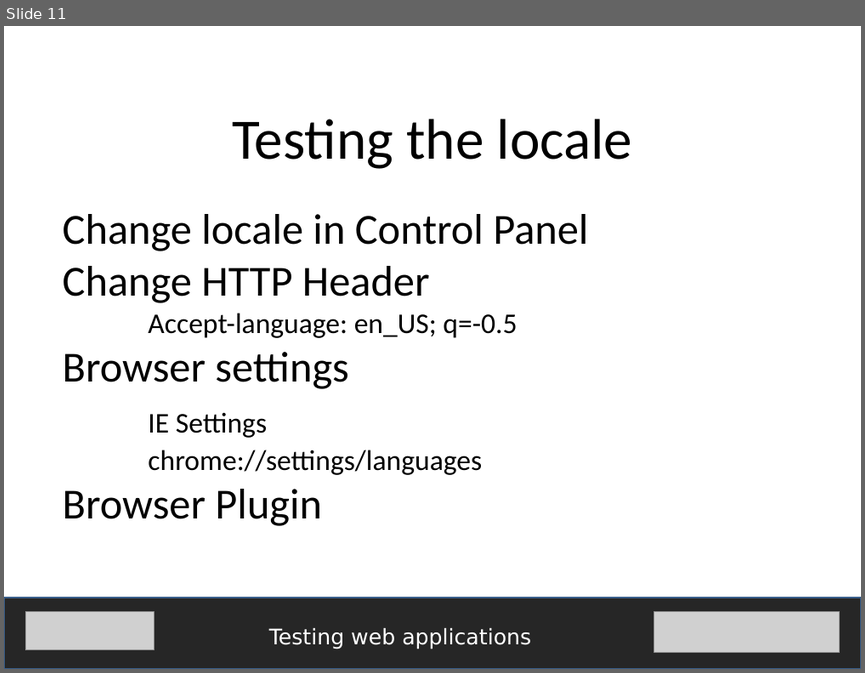
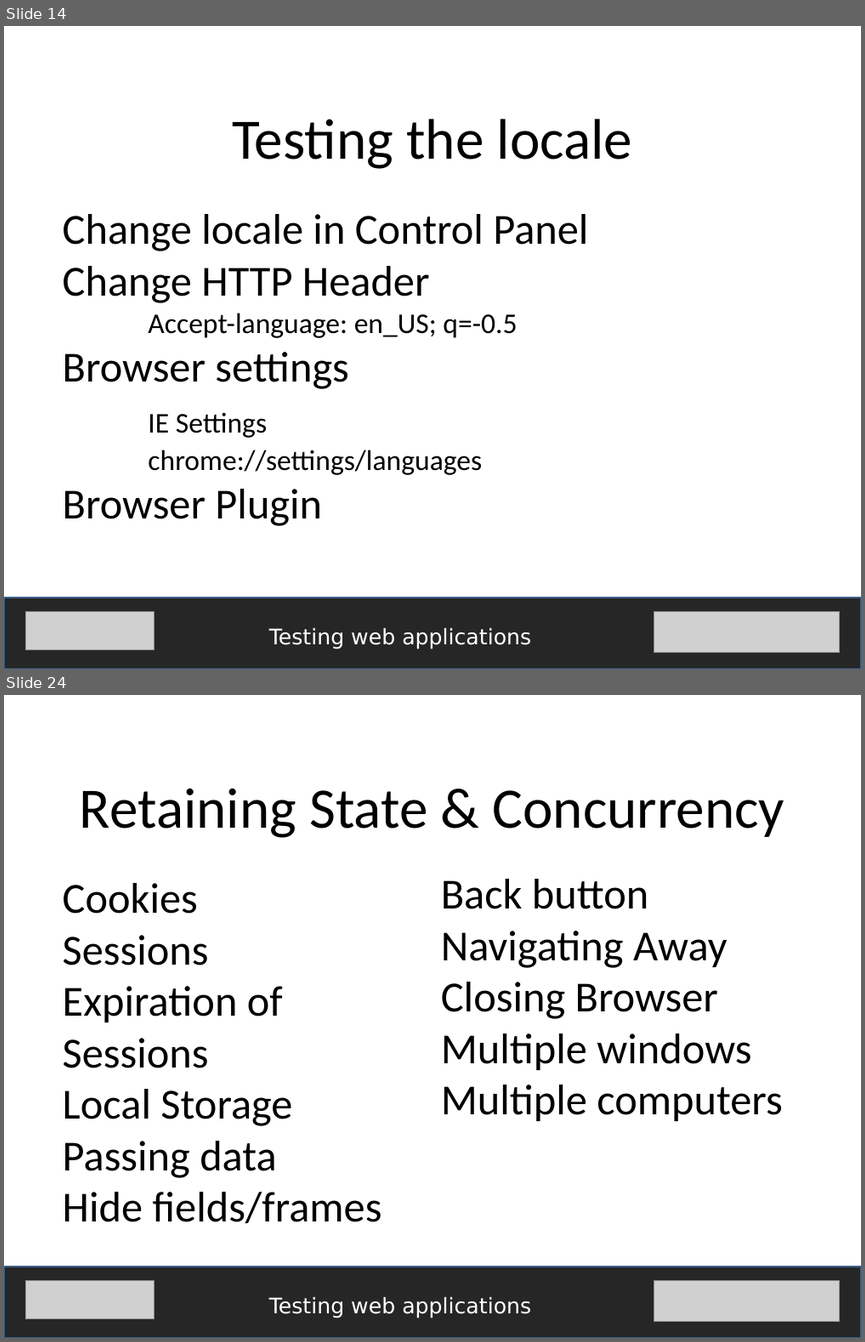
Before and after one commit to fijiaaron/testing-web-apps-and-services, a slide deck: presentations/Testing web apps.pptx. Shown one above the other, each under a label of ours: slide 11 before the commit, slides 14 and 24 after it; the slides between them are not shown. The pictures are 865x673 and 865x1342 pixels, drawn with LibreOffice and Linux fonts; fonts in the diff are those of the drawing; grey boxes stand for pictures. Boxes give left, top, right and bottom in pixels: in the first picture for what was removed or moved away, otherwise in the second. Text is boxed around its words. In the diff, an @@ line names an element or a change of style, - is before the commit and + after.

Commit message:
testing web apps done

```diff
--- a/presentations/Testing web apps.pptx
+++ b/presentations/Testing web apps.pptx
@@ slide 24 added at [4,695,861,1338], background #FFFFFF @@
@@ text added at [80,788,784,838], 48 pt, text #000000 @@
+Retaining State & Concurrency
@@ text added at [63,883,382,1223], 36 pt, text #000000 @@
+Cookies
+Sessions
+Expiration of Sessions
+Local Storage
+Passing data
+Hide fields/frames
@@ text added at [441,879,782,1121], 36 pt, text #000000 @@
+Back button
+Navigating Away Closing Browser
+Multiple windows
+Multiple computers
@@ rectangle added at [4,1266,861,1338], fill #262626, outline #3A5F8C 2 pt @@
@@ picture added at [25,1280,154,1319] @@
@@ picture added at [653,1280,840,1321] @@
@@ text added at [269,1297,531,1318], 18 pt, text #FFFFFF @@
+Testing web applications
@@ what was slide 11 is now slide 14 @@
```
Also in this commit, not shown: 3 slides changed, 15 other slides added, 1 other file.
